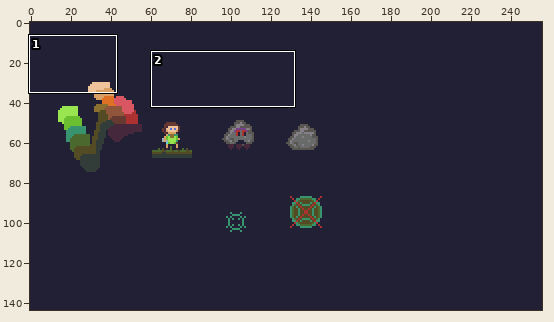
Edited in one commit: pixel-art file (external/aseprite/scene.aseprite). Above, an overview of the earlier version with the close-up marked.
Close-up. First the earlier version:
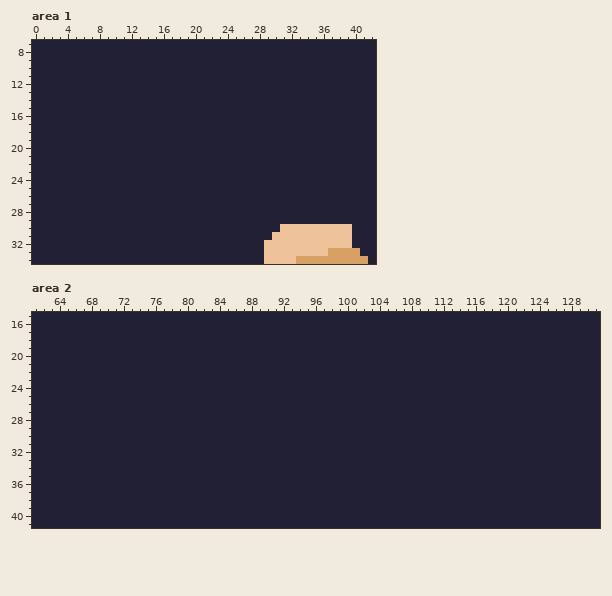
256x144 pixels, 1 frame. Shown: area 1: x 0..42, y 7..34; area 2: x 61..131, y 15..41.
New version:
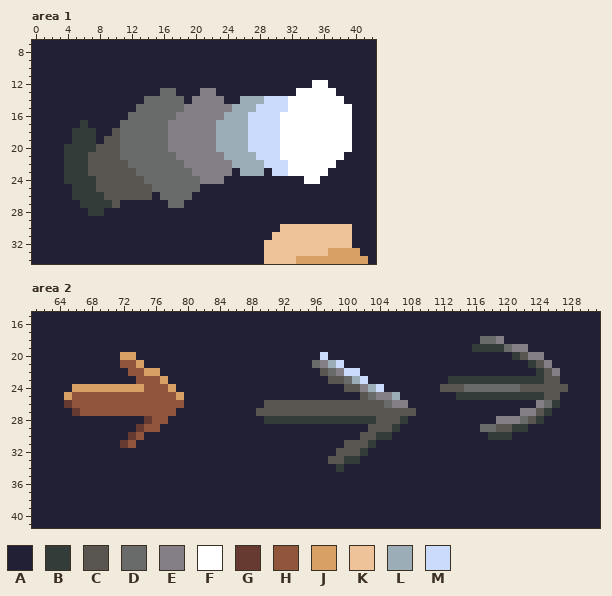
Palette (. is transparent): A #222034  B #323c39  C #595652  D #696a6a  E #847e87  F #ffffff  G #663931  H #8f563b  J #d9a066  K #eec39a  L #9badb7  M #cbdbfc
Change:
layer "signpost" added
Area 1, layer "palette":
y 12: x 35..36 AA -> FF
y 13: x 16..17 AA -> DD; x 21..22 AA -> EE; x 33..37 AAAAA -> FFFFF
y 14: x 14..18 AAAAA -> DDDDD; x 20..23 AAAA -> EEEE; x 26..38 AAAAAAAAAAAAA -> LLLMMMFFFFFFF
y 15: x 13..39 AAAAAAAAAAAAAAAAAAAAAAAAAAA -> DDDDDDEEEEEELLLMMMMFFFFFFFF
y 16: x 12..39 AAAAAAAAAAAAAAAAAAAAAAAAAAAA -> DDDDDDEEEEEELLLMMMMFFFFFFFFF
y 17: x 6 A -> B; x 11..39 AAAAAAAAAAAAAAAAAAAAAAAAAAAAA -> DDDDDDEEEEEELLLLMMMMFFFFFFFFF
y 18: x 5..7 AAA -> BBB; x 10..39 AAAAAAAAAAAAAAAAAAAAAAAAAAAAAA -> CDDDDDDEEEEEELLLLMMMMFFFFFFFFF
y 19: x 5..7 AAA -> BBB; x 9..39 AAAAAAAAAAAAAAAAAAAAAAAAAAAAAAA -> CCDDDDDDEEEEEELLLLMMMMFFFFFFFFF
y 20: x 4..39 AAAAAAAAAAAAAAAAAAAAAAAAAAAAAAAAAAAA -> BBBBCCCDDDDDDEEEEEELLLLMMMMFFFFFFFFF
y 21: x 4..38 AAAAAAAAAAAAAAAAAAAAAAAAAAAAAAAAAAA -> BBBCCCCDDDDDDDEEEEEELLLLMMMFFFFFFFF
y 22: x 4..37 AAAAAAAAAAAAAAAAAAAAAAAAAAAAAAAAAA -> BBBCCCCCDDDDDDDEEEEEELLLLMMMFFFFFF
y 23: x 4..24 AAAAAAAAAAAAAAAAAAAAA -> BBBCCCCCCDDDDDDDEEEEE; x 26..28 AAA -> LLL; x 30..36 AAAAAAA -> MMFFFFF
y 24: x 4..23 AAAAAAAAAAAAAAAAAAAA -> BBBBCCCCCCDDDDDDDEEE; x 34..35 AA -> FF
y 25: x 5..20 AAAAAAAAAAAAAAAA -> BBBCCCCCCCDDDDDD
y 26: x 5..14 AAAAAAAAAA -> BBBBCCCCCC; x 16..19 AAAA -> DDDD
y 27: x 6..10 AAAAA -> BBBBC; x 17..18 AA -> DD
y 28: x 7..8 AA -> BB
Area 2, layers "signpost", "palette":
y 18: x 117..119 AAA -> DDE
y 19: x 116..122 AAAAAAA -> BBBBDEE
y 20: x 72..73 AA -> JJ; x 97 A -> M; x 121..124 AAAA -> BCEE
y 21: x 72..74 AAA -> HHJ; x 96..99 AAAA -> DELM; x 123..125 AAA -> BCE
y 22: x 73..76 AAAA -> HHJJ; x 97..101 AAAAA -> CDEMM; x 124..126 AAA -> BCE
y 23: x 74..77 AAAA -> HHHJ; x 98..102 AAAAA -> CCDLM; x 113..126 AAAAAAAAAAAAAA -> BBBBBBBBBBBBCC
y 24: x 66..78 AAAAAAAAAAAAA -> JJJJJJJJJHHHJ; x 100..104 AAAAA -> CCELM; x 112..127 AAAAAAAAAAAAAAAA -> CCCDDDDDDDCCCCCC
y 25: x 65..79 AAAAAAAAAAAAAAA -> JHHHHHHHHHHHHHJ; x 102..106 AAAAA -> CDEEL; x 114..126 AAAAAAAAAAAAA -> BBBBBBBBBBBCC
y 26: x 65..79 AAAAAAAAAAAAAAA -> GHHHHHHHHHHHHHH; x 90..107 AAAAAAAAAAAAAAAAAA -> CCCCCCCCCCCCCCCDEE; x 124..126 AAA -> EDB
y 27: x 66..78 AAAAAAAAAAAAA -> GHHHHHHHHHHHH; x 89..108 AAAAAAAAAAAAAAAAAAAA -> CCCCCCCCCCCCCCCCCCCC; x 122..125 AAAA -> EECB
y 28: x 75..77 AAA -> GHH; x 90..107 AAAAAAAAAAAAAAAAAA -> BBBBBBBBBBBBBBCCCB; x 119..124 AAAAAA -> EEEDCB
y 29: x 74..76 AAA -> GHH; x 103..106 AAAA -> CCCB; x 117..122 AAAAAA -> DDCCBB
y 30: x 73..74 AA -> GH; x 102..105 AAAA -> CCBB; x 118..120 AAA -> BBB
y 31: x 72..73 AA -> GH; x 100..103 AAAA -> CCCB
y 32: x 99..102 AAAA -> CCCB
y 33: x 98..101 AAAA -> CCBB
y 34: x 99 A -> B
